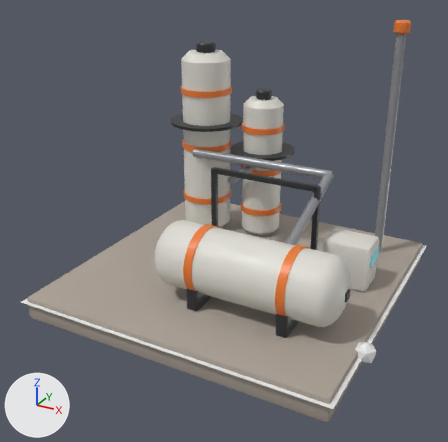
Renders of the Blender file res/models/placement/industry/fuel_refinery_2x2.blend from each side of a commit.
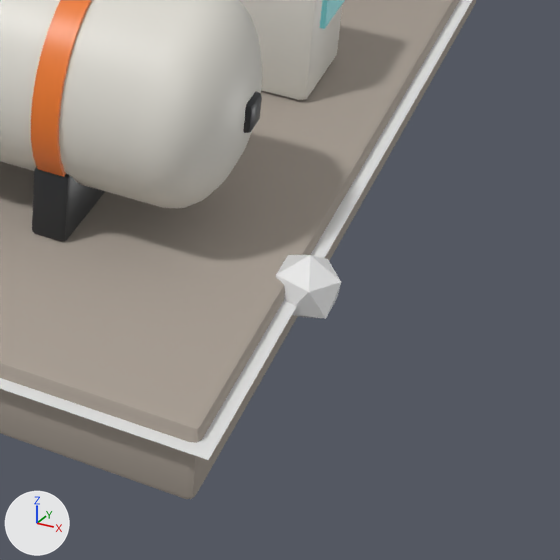
Old and new are each drawn whole from a camera (50 mm lens) standing at (3.34, -6.55, 3.95) and looking at (-0.06, -0.37, 0.86) and again close up on the part from 59% to 100% of the width and 59% to 100% of the height. Every picture has the same lights, and +X, +Y and +Z are marked at lower left. The last two pictures show the newer version.

Objects in the first close-up: '%P%AnchorOut', '%P%Footprint', 'FuelRefinery'.
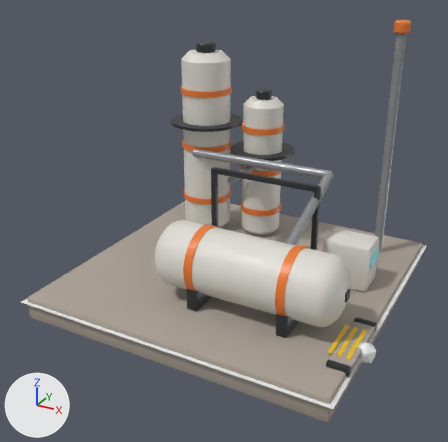
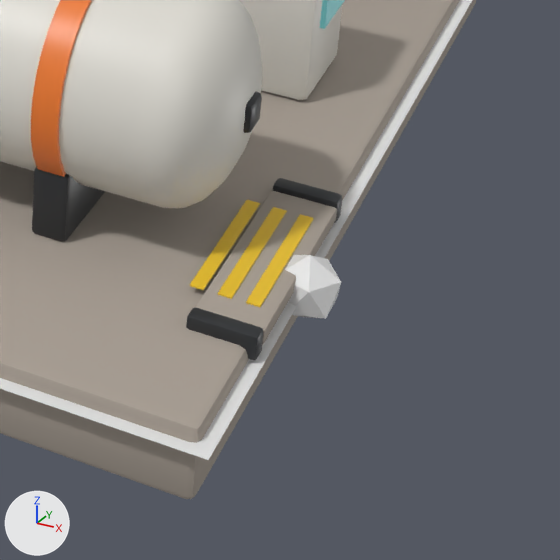
Where the change shows, as pixel boxes (x1, y1, x2, y2) in the close-ups (560 x 560 px):
'%V%AnchorOut+', added
    after: (186, 178, 342, 360)
    faces in mat_concrete (grey #aaa095): (195, 191, 337, 344)
    faces in mat_hazard_yellow (yellow #edc427): (190, 200, 313, 307)
    faces in mat_frame_graphite (dark grey #35373a): (186, 178, 342, 360)

Edits to the bpy script that builds the scene:
```text
Add mat_hazard_yellow:
    mat_hazard_yellow = principled_material('Hazard_Yellow')
    mat_hazard_yellow.base_color = (0.85, 0.55, 0.02)  # yellow #edc427
Add me_v_anchorout:
    me_v_anchorout.from_pydata(...)  # 192 vertices, 180 faces; spans x 1.675..1.98, y -1.49..-0.51, z 0.01..0.11
    me_v_anchorout.polygons.foreach_set('use_smooth', [True] * 180)
    # faces by material slot: [54, 108, 18]
    me_v_anchorout.materials.append(mat_concrete)  # grey #aaa095
    me_v_anchorout.materials.append(mat_frame_graphite)  # dark grey #35373a
    me_v_anchorout.materials.append(mat_hazard_yellow)  # yellow #edc427
Add ob_v_anchorout:
    ob_v_anchorout = bpy.data.objects.new('%V%AnchorOut+', me_v_anchorout)
    ob_v_anchorout.location = (0.0, 0.0, 0.0)
```
